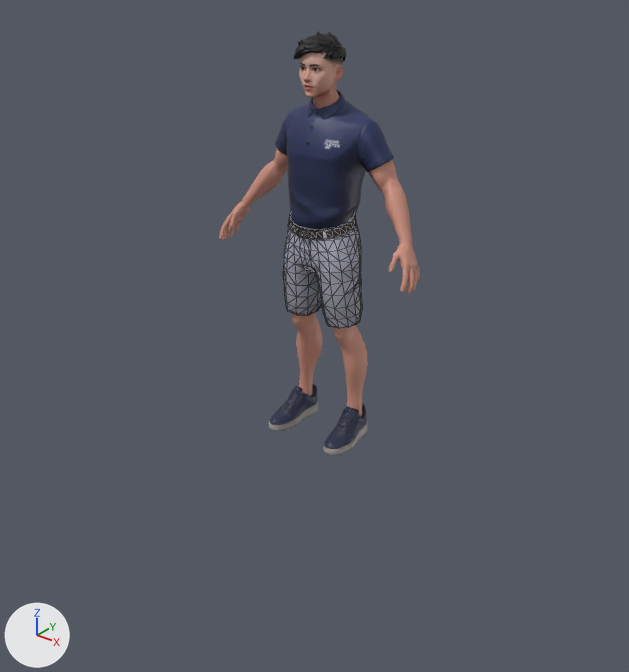
Two versions of the FBX model elbow/pronation.fbx, one commit apart.
Before and after are seen from a 50 mm lens placed at (2.26, -2.9, 2.28), pointed at (0.07, -0.16, 0.58). The axes (+X, +Y, +Z) are drawn at lower left. The lights are the same throughout. Mesh edges are drawn as thin lines on the coarser meshes. Where no turn or scale is listed for an object, it has been applied to the vertices.

Names of what the first picture shows: 'Wolf3D_Body', 'Wolf3D_Head', 'Wolf3D_Outfit_Bottom', 'Wolf3D_Outfit_Footwear', 'Wolf3D_Outfit_Top'.
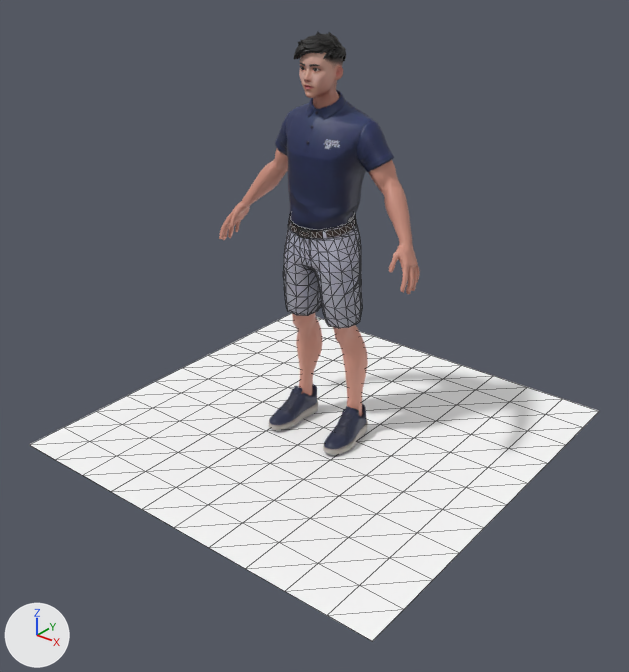
Changed parts and their boxes [x1, y1, x2, y2] in the pictures (629 x 672 px):
'Plane', added: after [30, 313, 599, 641]

What changed in the scene script:
```text
Add mat_default_material:
    mat_default_material = principled_material('Default_Material')
    mat_default_material.base_color = (1.0, 1.0, 1.0)  # white #ffffff
Add me_scene_009:
    me_scene_009.from_pydata(...)  # 121 vertices, 200 faces; spans x -1.0..1.0, y -1.0..1.0, z 0.0
    me_scene_009.materials.append(mat_default_material)  # white #ffffff
Add ob_plane:
    ob_plane = bpy.data.objects.new('Plane', me_scene_009)
    ob_plane.location = (0.0, 0.0, 0.0)
```
